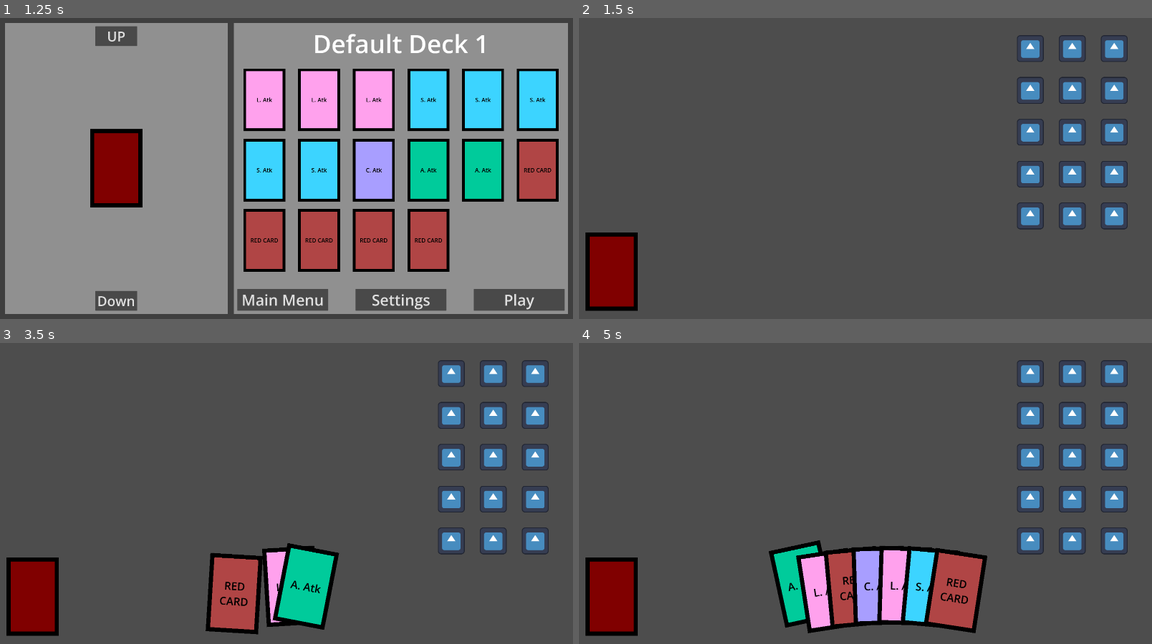
Above: before the commit, frames 1-4 (two rows, left to right).
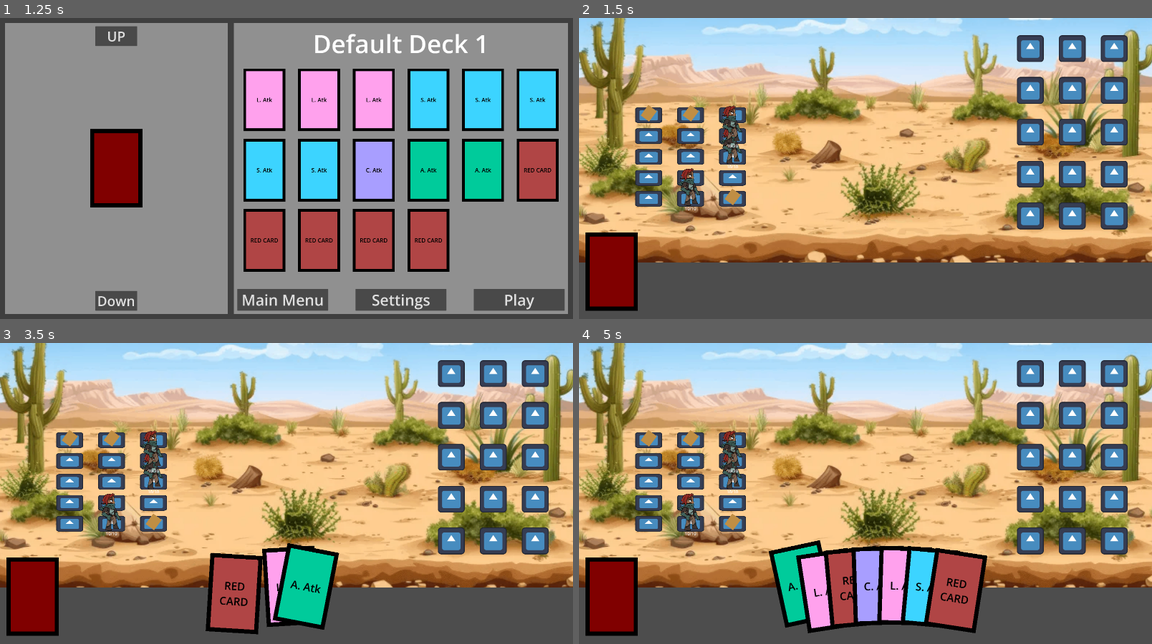
Above: after the commit, the same moments.

Repository: LandonM-byui/rpg-game-CSE290
Game: Godot game, scene res://modules/scene_handling/game_handler.tscn
The game is run twice, just before and just after one commit, with the same random seed, the same clock (stepped at 60 frames per second) and the same inputs. The engine's default icon, where the game draws it, is replaced by a stand-in: a white triangle on a blue panel in a dark square.
Inputs (mouse positions are in pixels of both pictures, inside the frame that each line leads up to):
- Up to frame 1 (1.25 s): click "Start" at 0.5 s
- Up to frame 2 (1.5 s): click "Play" at 1.25 s
- Up to frame 3 (3.5 s): tap Enter at 2 s; move the mouse to (412, 478) at 2.02 s; hold Up (Cycle_PCs) 2.03-2.75 s; click (412, 478) at 2.17 s; tap Space at 2.75 s; drag from (171, 508) to (257, 553) at 2.77 s
- Up to frame 4 (5 s): move the mouse to (871, 586) at 3.52 s; hold Up (Cycle_PCs) 3.53-4.25 s; click (871, 586) at 3.67 s; tap Enter at 4.25 s; drag from (831, 589) to (693, 448) at 4.27 s

Frame 1 is identical in both runs. In frame 2, 73% of the frame differs, in the area x 0-100%, y 0-82%; in frame 3, 70%; in frame 4, 68%.

Commit message:
Added movement and all that into the main game scene

Diff:
--- a/yee-haw/modules/PlayerCharactersArea/Rescource/MovementContext.gd
+++ b/yee-haw/modules/PlayerCharactersArea/Rescource/MovementContext.gd
@@ -41,6 +41,7 @@
 	if distance()[0] > max_distance or distance()[1] > max_distance:
 		return false
 
+
 	# Check occupancy
 	if not ignore_obstacles and grid[to_row][to_col] != null:
 		return false
--- a/yee-haw/modules/PlayerCharactersArea/obstacle.tscn
+++ b/yee-haw/modules/PlayerCharactersArea/obstacle.tscn
@@ -8,5 +8,7 @@
 
 [node name="Sprite2D" type="Sprite2D" parent="." unique_id=2072957620]
 modulate = Color(0.7607843, 0.56078434, 0.27058825, 1)
+position = Vector2(0.51051426, -12.984241)
 rotation = -4.070108
+scale = Vector2(0.3074933, 0.27819532)
 texture = ExtResource("1_lj4br")
--- a/yee-haw/modules/PlayerCharactersArea/player_character.gd
+++ b/yee-haw/modules/PlayerCharactersArea/player_character.gd
@@ -5,6 +5,8 @@
 var char_name = ""
 var player_position = []
 var player_health = 10
+var player_max_health = 10
+var moved = 0
 var current = false
 
 func initialize(id: int, name: String, in_party: bool, row: int, column: int) -> void:
@@ -22,4 +24,43 @@
 
 func _on_area_2d_input_event(viewport: Node, event: InputEvent, shape_idx: int) -> void:
 	if event is InputEventMouseButton and event.pressed:
+		#if not _get_topmost():
+			#return
 		player_clicked.emit(player_position)
+
+func _get_topmost():
+	var space_state = get_world_2d().direct_space_state
+
+	var query = PhysicsPointQueryParameters2D.new()
+	query.position = get_global_mouse_position()
+	query.collide_with_areas = true
+	query.collide_with_bodies = true
+
+	var results = space_state.intersect_point(query)
+
+	var best = null
+	var highest_z = -INF
+
+	for r in results:
+		var obj = r.collider
+
+		if obj.has_method("_set_player_position"):
+			if obj.z_index > highest_z:
+				highest_z = obj.z_index
+				best = obj
+
+	return best
+
+func add_move():
+	moved -= 1
+
+func toggle_hit_box():
+	if $Area2D/CollisionShape2D.disabled == true:
+		$Area2D/CollisionShape2D.disabled = false
+	else:
+		$Area2D/CollisionShape2D.disabled = true
+
+func _select():
+	$Area2D/SamsonBase.modulate = Color(0, 1, 0)
+func _un_highlight():
+	$Area2D/SamsonBase.modulate = Color(1, 1, 1)
--- a/yee-haw/modules/PlayerCharactersArea/player_character.tscn
+++ b/yee-haw/modules/PlayerCharactersArea/player_character.tscn
@@ -1,28 +1,29 @@
 [gd_scene format=3 uid="uid://dk5864qiwsavv"]
 
 [ext_resource type="Script" uid="uid://0sfq6h61icgh" path="res://modules/PlayerCharactersArea/player_character.gd" id="1_h21t8"]
-[ext_resource type="Texture2D" uid="uid://cx4kvmvikphr5" path="res://Assets/Sample Assets/White_Rectangle.jpg" id="2_lm5yo"]
+[ext_resource type="PackedScene" uid="uid://c44k0lfl573b2" path="res://art/samson_base.tscn" id="2_h21t8"]
 
 [sub_resource type="RectangleShape2D" id="RectangleShape2D_h21t8"]
-size = Vector2(154, 138)
+size = Vector2(96, 265)
 
 [node name="PlayerCharacter" type="Node2D" unique_id=2054105415]
 script = ExtResource("1_h21t8")
 
 [node name="Area2D" type="Area2D" parent="." unique_id=558092487]
 
-[node name="Sprite2D" type="Sprite2D" parent="Area2D" unique_id=1941933083]
-scale = Vector2(0.5, 0.5)
-texture = ExtResource("2_lm5yo")
+[node name="SamsonBase" parent="Area2D" unique_id=1713015967 instance=ExtResource("2_h21t8")]
+position = Vector2(-243, -284)
 
 [node name="CollisionShape2D" type="CollisionShape2D" parent="Area2D" unique_id=925626280]
+position = Vector2(-8, -79.5)
 shape = SubResource("RectangleShape2D_h21t8")
 
 [node name="Health" type="Label" parent="." unique_id=1787309049]
-offset_left = -21.0
-offset_top = 68.0
-offset_right = 22.0
-offset_bottom = 92.0
+offset_left = -41.0
+offset_top = 49.0
+offset_right = 39.0
+offset_bottom = 91.0
+theme_override_font_sizes/font_size = 30
 text = "10/10"
 
 [connection signal="player_clicked" from="." to="." method="_on_player_clicked"]
--- a/yee-haw/modules/PlayerCharactersArea/player_grid.tscn
+++ b/yee-haw/modules/PlayerCharactersArea/player_grid.tscn
@@ -4,13 +4,13 @@
 [ext_resource type="Texture2D" uid="uid://cynwov72hmk3b" path="res://icon.svg" id="1_nng1c"]
 
 [sub_resource type="RectangleShape2D" id="RectangleShape2D_gf6t8"]
-size = Vector2(203, 201.375)
+size = Vector2(203, 120.5)
 
 [node name="PlayerGrid" type="Node2D" unique_id=6715437]
 script = ExtResource("1_gf6t8")
 
 [node name="Sprite2D" type="Sprite2D" parent="." unique_id=1111517741]
-scale = Vector2(1.5, 1.5)
+scale = Vector2(1.5, 0.87890625)
 texture = ExtResource("1_nng1c")
 
 [node name="Area2D" type="Area2D" parent="." unique_id=1735856988]
--- a/yee-haw/modules/PlayerCharactersArea/player_grid_row.tscn
+++ b/yee-haw/modules/PlayerCharactersArea/player_grid_row.tscn
@@ -3,7 +3,7 @@
 [ext_resource type="PackedScene" uid="uid://bmonm3860xtuv" path="res://modules/PlayerCharactersArea/player_grid.tscn" id="1_r0ync"]
 
 [sub_resource type="RectangleShape2D" id="RectangleShape2D_adfgx"]
-size = Vector2(850, 250)
+size = Vector2(825, 135)
 
 [node name="PlayerGridRow" type="Node2D" unique_id=445643591]
 
@@ -12,6 +12,7 @@
 collision_mask = 32
 
 [node name="CollisionShape2D" type="CollisionShape2D" parent="StaticBody2D" unique_id=1000652479]
+position = Vector2(1.5, 0.5)
 shape = SubResource("RectangleShape2D_adfgx")
 
 [node name="PlayerGrid 0" parent="." unique_id=994231904 instance=ExtResource("1_r0ync")]
--- a/yee-haw/modules/PlayerCharactersArea/player_grids.gd
+++ b/yee-haw/modules/PlayerCharactersArea/player_grids.gd
@@ -8,7 +8,7 @@
 var character_current_index = 0;
 var player_grid_array = [[null,null,null],[null,null,null],[null,null,null],[null,null,null],[null,null,null]]
 var grid = []
-var player_grid_positions = [[Vector2(-300, -600), Vector2(0, -600), Vector2(300, -600)],[Vector2(-300, -300), Vector2(0, -300), Vector2(300, -300)], [Vector2(-300, 0), Vector2(0, 0), Vector2(300, 0)], [Vector2(-300, 300), Vector2(0, 300), Vector2(300, 300)], [Vector2(-300, 600), Vector2(0, 600), Vector2(300, 600)]]
+var player_grid_positions = [[Vector2(-300, -300), Vector2(0, -300), Vector2(300, -300)],[Vector2(-300, -150), Vector2(0, -150), Vector2(300, -150)], [Vector2(-300, 0), Vector2(0, 0), Vector2(300, 0)], [Vector2(-300, 150), Vector2(0, 150), Vector2(300, 150)], [Vector2(-300, 300), Vector2(0, 300), Vector2(300, 300)]]
 var selected_player = null
 var selected_player_pos = 0;
 
@@ -27,17 +27,13 @@
 	_set_up_obstacles(3)
 	_set_up_characters(player_character_array)
 
-
 	#var pc = player_characters_scene.instantiate()
 	#pc._set_player_position(Vector2(600, 600))
 	#add_child(pc)
 
 func _process(delta: float) -> void:
-	if (not player_characters_scene):
-		return
-	else:
-		pass
 	if Input.is_action_pressed("Cycle_PCs"):
+
 		_cycle_hero()
 
 
@@ -48,6 +44,7 @@
 		var grid_pos = _find_random_spot(pc)
 		pc.initialize(i, char, true, grid_pos[0], grid_pos[1])
 		pc.position = player_grid_positions[grid_pos[0]][grid_pos[1]]
+		pc.z_index = grid_pos[1] + 1
 		pc.player_clicked.connect(_on_player_clicked)
 		add_child(pc)
 		i+=1
@@ -59,6 +56,7 @@
 		var ob = obstacles_scene.instantiate()
 		var grid_pos = _find_random_spot("rock")
 		ob.position = player_grid_positions[grid_pos[0]][grid_pos[1]]
+		ob.z_index = grid_pos[1] + 1
 		add_child(ob)
 		n -= 1
 
@@ -78,11 +76,10 @@
 
 ## Use the up arrow to cycle through the characters needs cooldown
 func _cycle_hero() -> void:
-	if (character_current_index < player_character_array.size() -1):
-		character_current_index += 1
-	else:
-		character_current_index = 0
-	print(player_character_array[character_current_index])
+	for child in get_children():
+		if child.has_method("_set_player_position"):
+			child.moved = 0
+
 
 func _path_clear(hero) -> bool:
 	var row = 0;
@@ -103,8 +100,9 @@
 	# Find which player was clicked
 	for child in get_children():
 		if child.has_method("_set_player_position"):
-			if child.player_position == pos:
+			if child.player_position == pos && child.moved <= 0:
 				selected_player = child
+				child.toggle_hit_box()
 				selected_player_pos = pos[0]
 				_highlight_around_character(pos[0],pos[1], true)
 
@@ -137,9 +135,12 @@
 
 	context.actor._set_player_position(context.to_row, context.to_col)
 	context.actor.position = player_grid_positions[context.to_row][context.to_col]
+	context.actor.z_index = context.to_row + 1
 
 	player_grid_array[context.to_row][context.to_col] = context.actor
 
+	context.actor.moved += 1
+	context.actor.toggle_hit_box()
 	selected_player = null
 
 func _apply_movement_modifiers(context: MovementContext) -> void:
--- a/yee-haw/modules/PlayerCharactersArea/player_grids.tscn
+++ b/yee-haw/modules/PlayerCharactersArea/player_grids.tscn
@@ -13,15 +13,15 @@
 player_grid_scene = ExtResource("4_hml6c")
 
 [node name="PlayerGridRow 0" parent="." unique_id=445643591 instance=ExtResource("1_frdn5")]
-position = Vector2(0, -600)
+position = Vector2(0, -300)
 
 [node name="PlayerGridRow 1" parent="." unique_id=2029276830 instance=ExtResource("1_frdn5")]
-position = Vector2(0, -300)
+position = Vector2(0, -150)
 
 [node name="PlayerGridRow 2" parent="." unique_id=2037034930 instance=ExtResource("1_frdn5")]
 
 [node name="PlayerGridRow 3" parent="." unique_id=134946361 instance=ExtResource("1_frdn5")]
-position = Vector2(0, 300)
+position = Vector2(0, 150)
 
 [node name="PlayerGridRow 4" parent="." unique_id=1064633916 instance=ExtResource("1_frdn5")]
-position = Vector2(0, 600)
+position = Vector2(0, 300)
--- a/yee-haw/modules/card_game/battle.tscn
+++ b/yee-haw/modules/card_game/battle.tscn
@@ -5,6 +5,8 @@
 [ext_resource type="Script" uid="uid://dn7qk5td4lxue" path="res://modules/card_game/scripts/game_controller.gd" id="1_x5kpi"]
 [ext_resource type="PackedScene" uid="uid://d1anor68t2gd1" path="res://modules/card_game/enemy_column_collider.tscn" id="2_g6l2h"]
 [ext_resource type="PackedScene" uid="uid://dclor804aadnd" path="res://modules/card_game/enemy_grid_collider.tscn" id="3_f8k5o"]
+[ext_resource type="Texture2D" uid="uid://c8ka73rfk3qtv" path="res://art/AdobeStock_861381995_converted.png" id="3_qsv2q"]
+[ext_resource type="PackedScene" uid="uid://bk7386qc221vl" path="res://modules/PlayerCharactersArea/player_grids.tscn" id="6_tvlvn"]
 [ext_resource type="PackedScene" uid="uid://dgr7nfksijukm" path="res://modules/card_game/hand_container/hand_container.tscn" id="6_ue60r"]
 [ext_resource type="PackedScene" uid="uid://2xj1e17wtpj8" path="res://modules/cards/card_back.tscn" id="9_gxyvq"]
 
@@ -18,6 +20,11 @@
 
 [node name="Game Controller" type="Node" parent="." unique_id=487759638]
 script = ExtResource("1_x5kpi")
+
+[node name="AdobeStock861381995Converted" type="Sprite2D" parent="." unique_id=1637129037]
+position = Vector2(2042, 574)
+scale = Vector2(5.174782, 5.174781)
+texture = ExtResource("3_qsv2q")
 
 [node name="Game" type="Node2D" parent="." unique_id=857822932]
 
@@ -54,6 +61,9 @@
 [node name="EnemyGridCollider" parent="Game/Enemy Grids" unique_id=1393013119 node_paths=PackedStringArray("all_rows") instance=ExtResource("3_f8k5o")]
 all_rows = [NodePath("../EnemyGridRow 0"), NodePath("../EnemyGridRow 1"), NodePath("../EnemyGridRow 2"), NodePath("../EnemyGridRow 3"), NodePath("../EnemyGridRow 4")]
 
+[node name="Player Grids" parent="Game" unique_id=600625148 instance=ExtResource("6_tvlvn")]
+position = Vector2(798, 997)
+
 [node name="Camera2D" type="Camera2D" parent="Game" unique_id=307374076]
 position = Vector2(2048, 1080)
 
@@ -64,6 +74,7 @@
 anchors_preset = 15
 anchor_right = 1.0
 anchor_bottom = 1.0
+offset_top = 1526.0
 grow_horizontal = 2
 grow_vertical = 2
 
--- a/yee-haw/project.godot
+++ b/yee-haw/project.godot
@@ -60,3 +60,4 @@
 2d_physics/layer_6="enemy row"
 2d_physics/layer_7="enemy column"
 2d_physics/layer_8="enemy grid"
+2d_physics/layer_9="character_select"
Binary file added: yee-haw/art/AdobeStock_861381995_converted.png
Not shown, added: yee-haw/art/AdobeStock_861381995_converted.png.import
